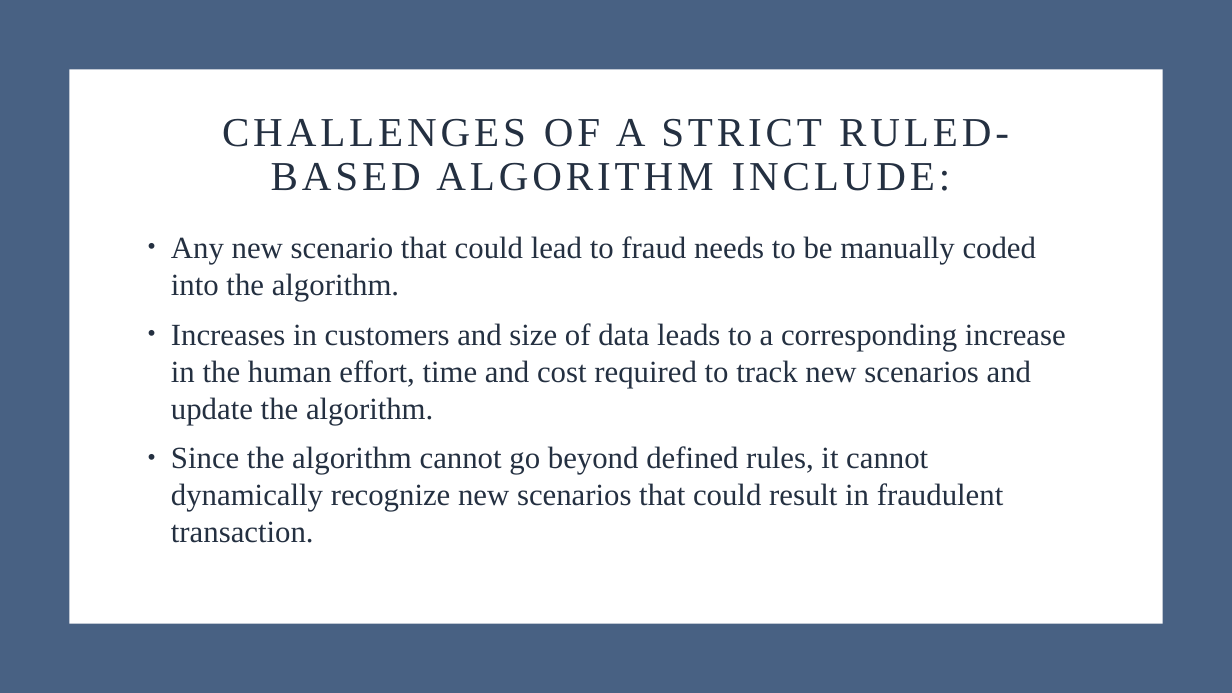
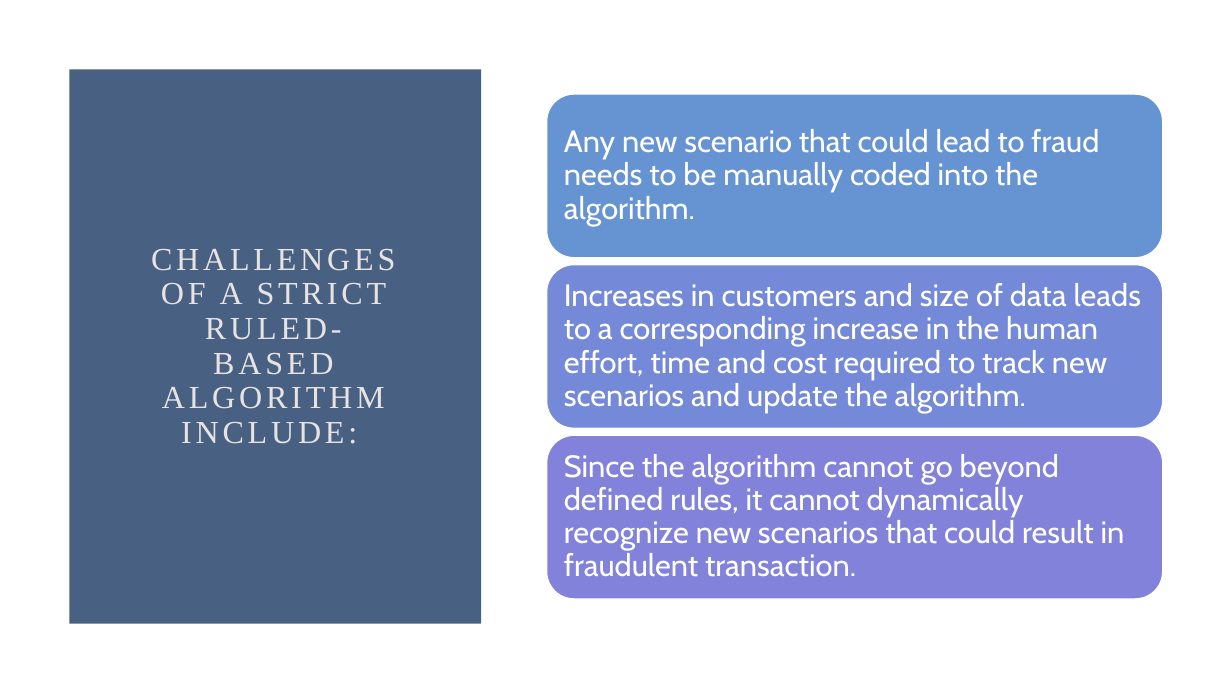
Before and after one commit to dsaulsb1/Fraud-Project, a slide deck: slide 4 of FraudProject2021.pptx. Drawn at 1232x693 pixels with LibreOffice and Linux fonts; fonts in the diff are those of the drawing. Boxes give left, top, right and bottom in pixels: in the first picture for what was removed or moved away, otherwise in the second. Text is boxed around its words. In the diff, an @@ line names an element or a change of style, - is before the commit and + after.

```diff
--- a/FraudProject2021.pptx
+++ b/FraudProject2021.pptx
@@ rectangle: place and size @@
-rectangle at (0,0,1232,693)
+rectangle at (69,69,482,624)
@@ rectangle removed at (69,69,1163,624) @@
@@ title "CHALLENGES OF A STRICT RULED-BASED ...": place and size @@
-title "CHALLENGES OF A STRICT RULED-BASED ..." at (222,119,1009,191)
+title "CHALLENGES OF A STRICT RULED-BASED ..." at (151,249,395,444)
@@ title "CHALLENGES OF A STRICT RULED-BASED ..." at (151,249,395,444): size 32 to 25 pt, text colour #243041 to #E8E3E2; vertical alignment bottom to middle @@
@@ text removed at (171,236,1066,543) @@
-• Any new scenario that could lead to fraud needs to be manually coded into the algorithm.
-• Increases in customers and size of data leads to a corresponding increase in the human effort, time and cost required to track new scenarios and update the algorithm.
-• Since the algorithm cannot go beyond defined rules, it cannot dynamically recognize new scenarios that could result in fraudulent transaction.
@@ group added at (547,94,1164,599): 3 rounded rectangles, 3 texts @@
+Any new scenario that could lead to fraud needs to be manually coded into the algorithm.
+Increases in customers and size of data leads to a corresponding increase in the human effort, time and cost required to track new scenarios and update the algorithm.
+Since the algorithm cannot go beyond defined rules, it cannot dynamically recognize new scenarios that could result in fraudulent transaction.
```
Also in this commit, not shown: 32 other slides changed, 14 slides added, 5 slides removed.
